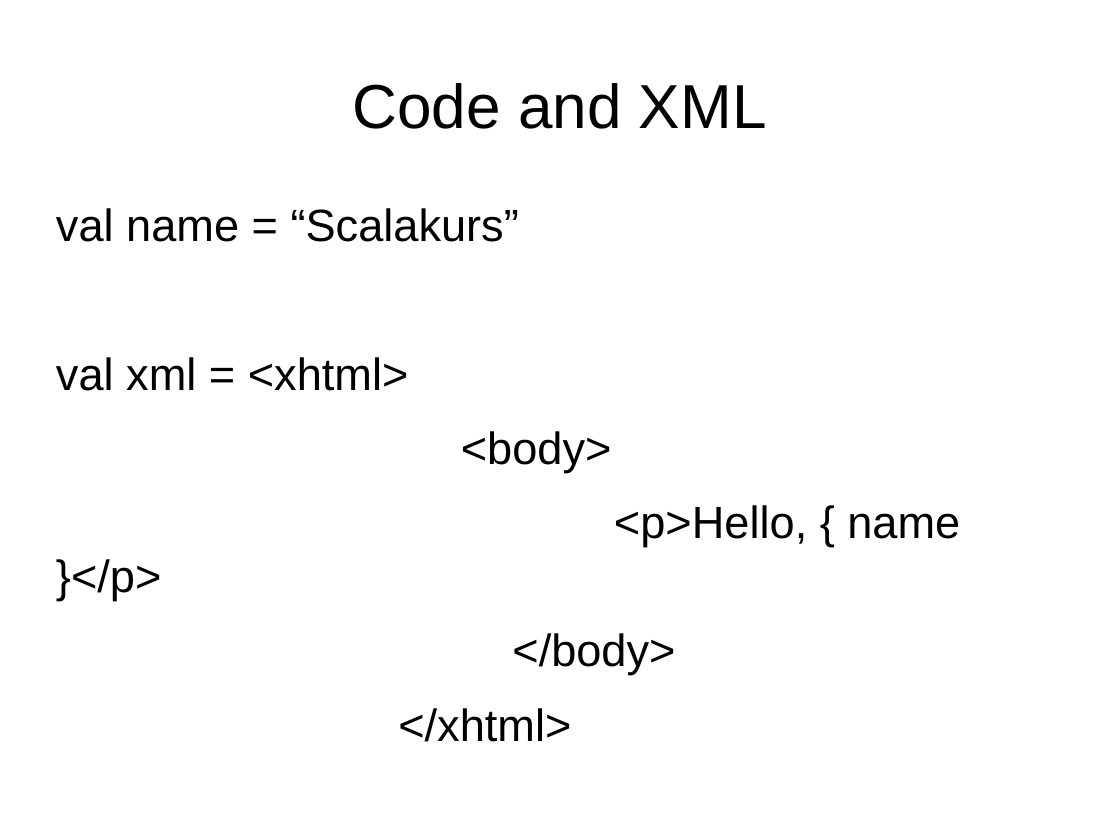
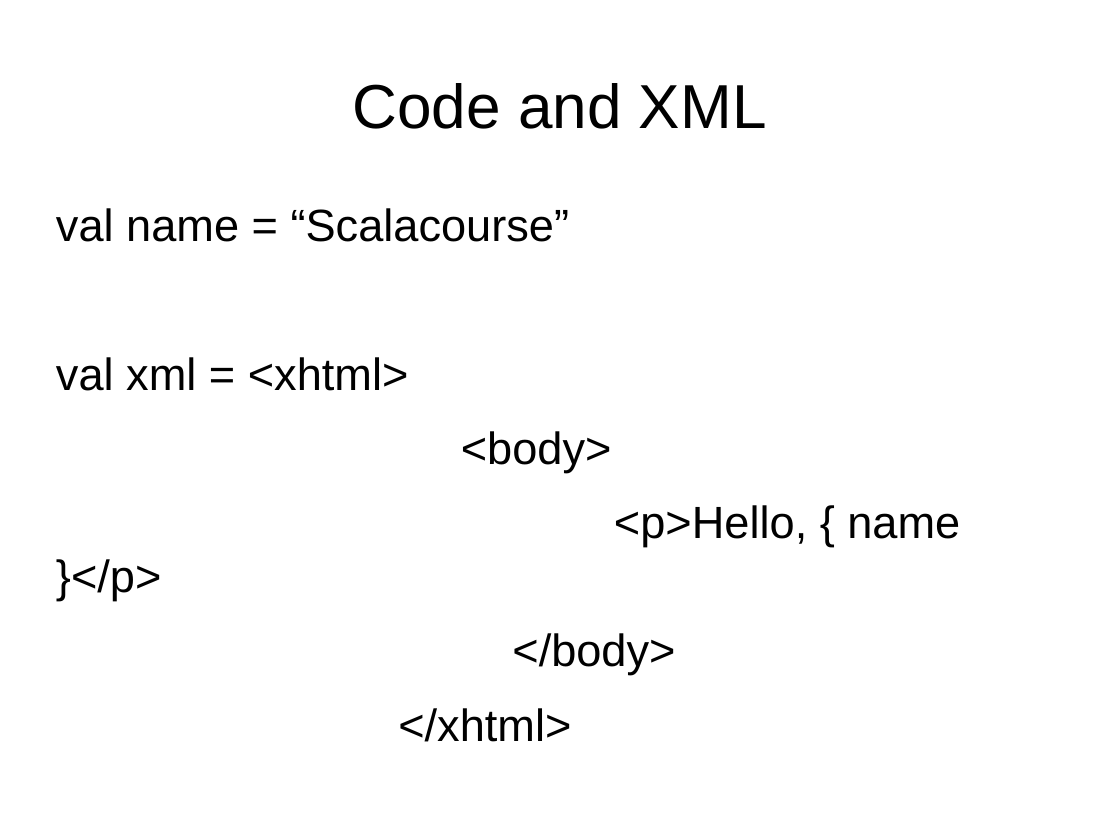
Before and after one commit to javaBin/scala-training-slides, a slide deck: slide 3 of 2.4 - XML.odp. Drawn at 1120x840 pixels with LibreOffice and Linux fonts; fonts in the diff are those of the drawing; background and template pictures are left out. Boxes give left, top, right and bottom in pixels: in the first picture for what was removed or moved away, otherwise in the second. Text is boxed around its words. In the diff, an @@ line names an element or a change of style, - is before the commit and + after.

```diff
--- a/2.4 - XML.odp
+++ b/2.4 - XML.odp
@@ text at (56,208,570,242): text changed @@
-val name = “Scalakurs”
+val name = “Scalacourse”
```
Also in this commit, not shown: 1 other slide changed, 11 other files.
